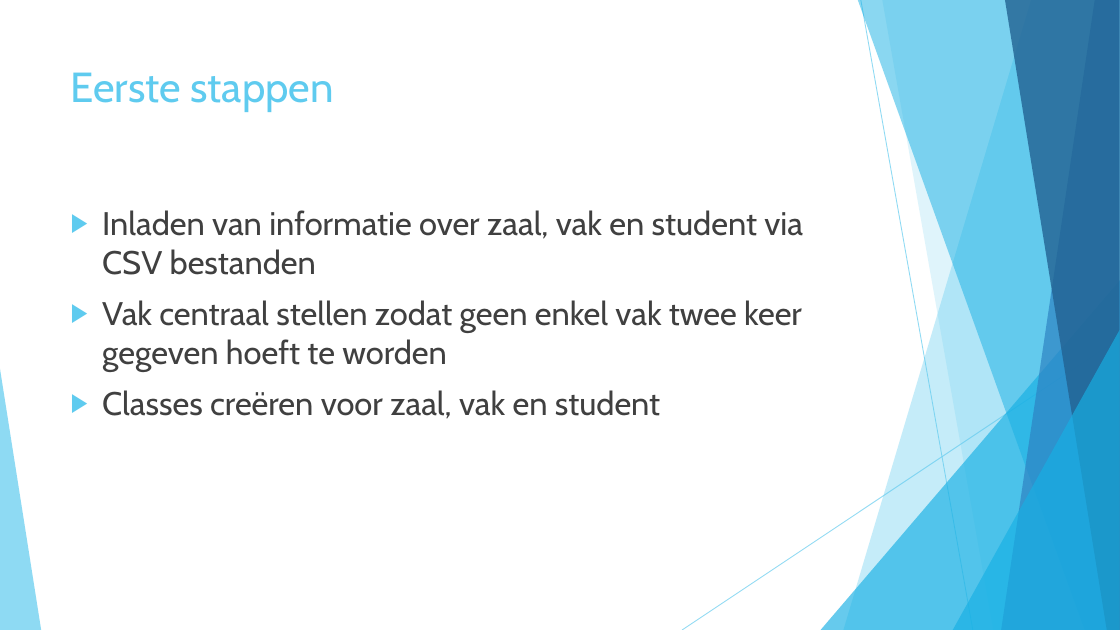
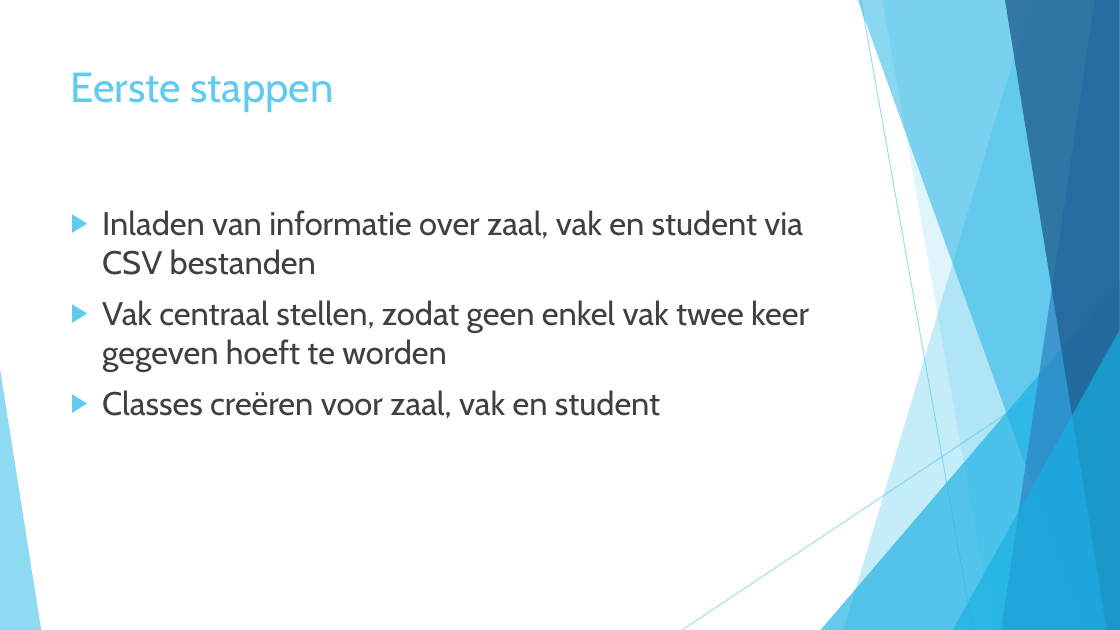
Before and after one commit to CarlijnQuik/Heuristics, a slide deck: slide 9 of Lectures & Lesroosters.pptx (slide 5 before the commit). Drawn at 1120x630 pixels with LibreOffice and Linux fonts; fonts in the diff are those of the drawing. Boxes give left, top, right and bottom in pixels: in the first picture for what was removed or moved away, otherwise in the second. Text is boxed around its words. In the diff, an @@ line names an element or a change of style, - is before the commit and + after.

```diff
--- a/Lectures & Lesroosters.pptx
+++ b/Lectures & Lesroosters.pptx
@@ text at [102, 300, 809, 372]: text changed @@
-▶ Vak centraal stellen zodat geen enkel vak twee keer gegeven hoeft te worden
+▶ Vak centraal stellen, zodat geen enkel vak twee keer gegeven hoeft te worden
```
Also in this commit, not shown: 3 other slides changed, 4 slides added.
